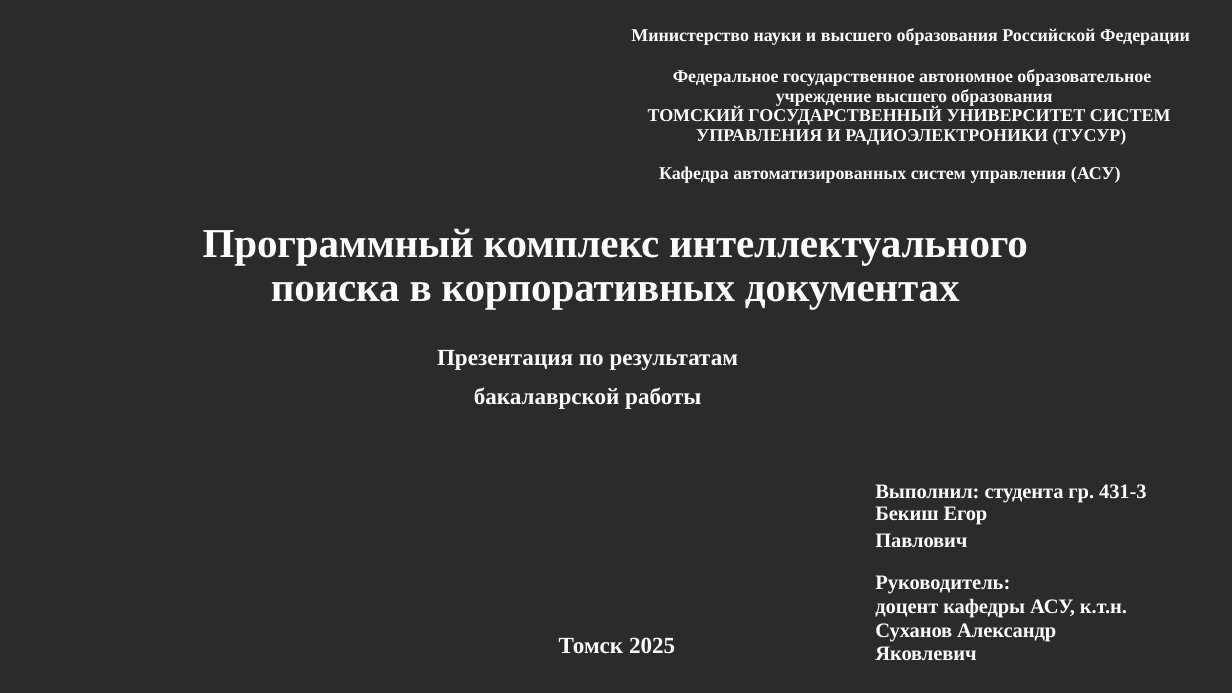
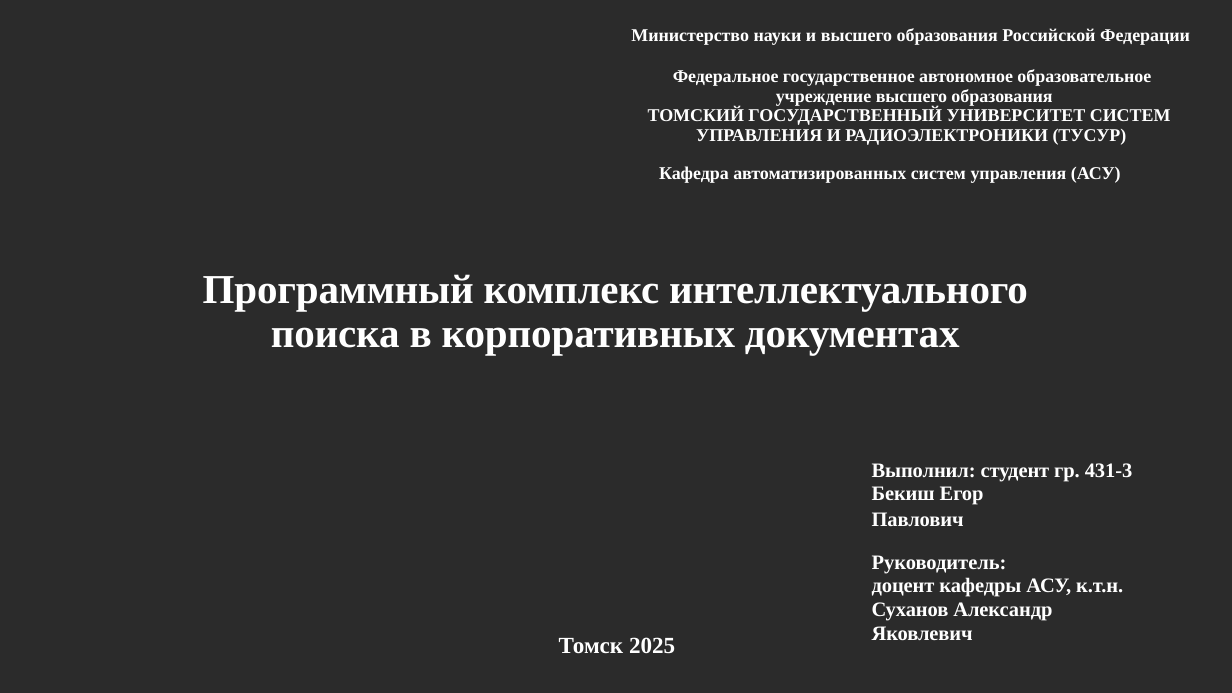
Before and after one commit to egorbeckish/Baccalaureate, a slide deck: slide 1 of 4 FOURTH COURSE/Semester 8/ДИПЛОМ/Отчеты/Презентация_Бекиш Е.П. 2025.pptx. Drawn at 1232x693 pixels with LibreOffice and Linux fonts; fonts in the diff are those of the drawing; background and template pictures are left out; a plain dark background stands for a picture behind light text. Boxes give left, top, right and bottom in pixels: in the first picture for what was removed or moved away, otherwise in the second. Text is boxed around its words. In the diff, an @@ line names an element or a change of style, - is before the commit and + after.

```diff
--- a/4 FOURTH COURSE/Semester 8/ДИПЛОМ/Отчеты/Презентация_Бекиш Е.П. 2025.pptx
+++ b/4 FOURTH COURSE/Semester 8/ДИПЛОМ/Отчеты/Презентация_Бекиш Е.П. 2025.pptx
@@ text "Программный комплекс интеллектуального поиска в ..." moved from (x1=203, y1=228, x2=1028, y2=309) to (x1=203, y1=274, x2=1028, y2=355) @@
@@ text removed at (x1=437, y1=350, x2=739, y2=409) @@
-Презентация по результатам
-бакалаврской работы
@@ text "Выполнил: студент гр. 431-3 Бекиш ..." moved from (x1=875, y1=484, x2=1146, y2=660) to (x1=872, y1=463, x2=1132, y2=640) @@
@@ text at (x1=872, y1=463, x2=1132, y2=505): text changed @@
-Выполнил: студента гр. 431-3 Бекиш Егор
+Выполнил: студент гр. 431-3 Бекиш Егор
```
Also in this commit, not shown: 12 other slides changed, 3 slides removed, 12 other files.
